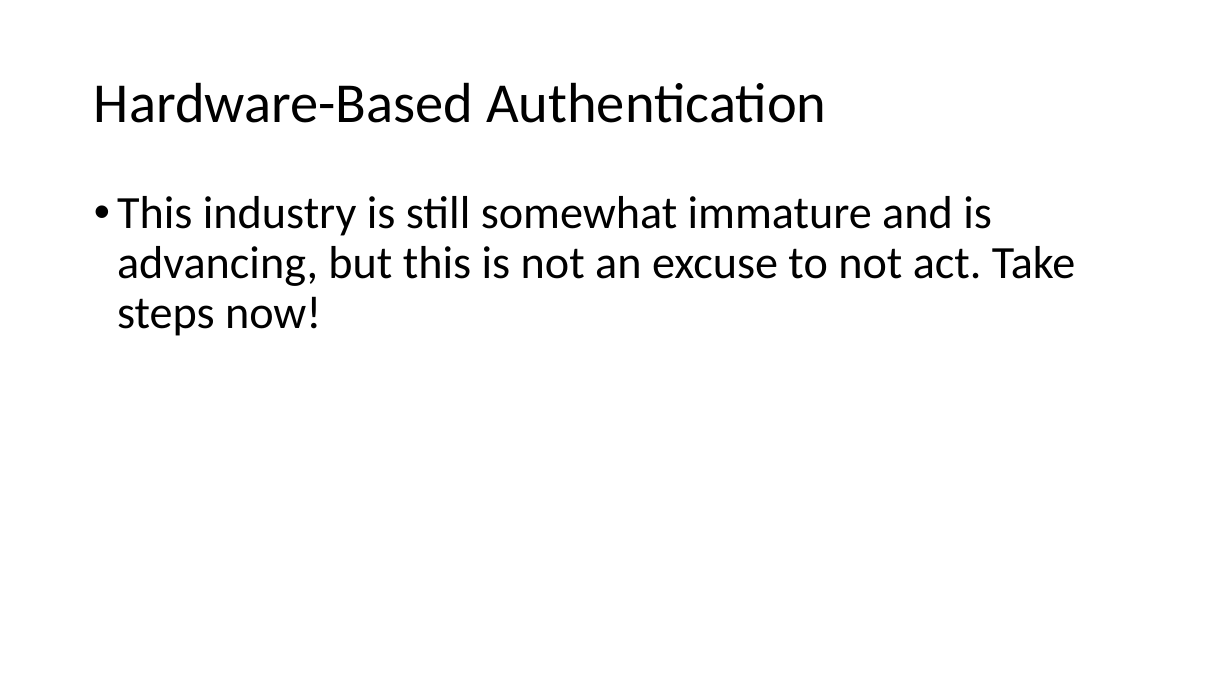
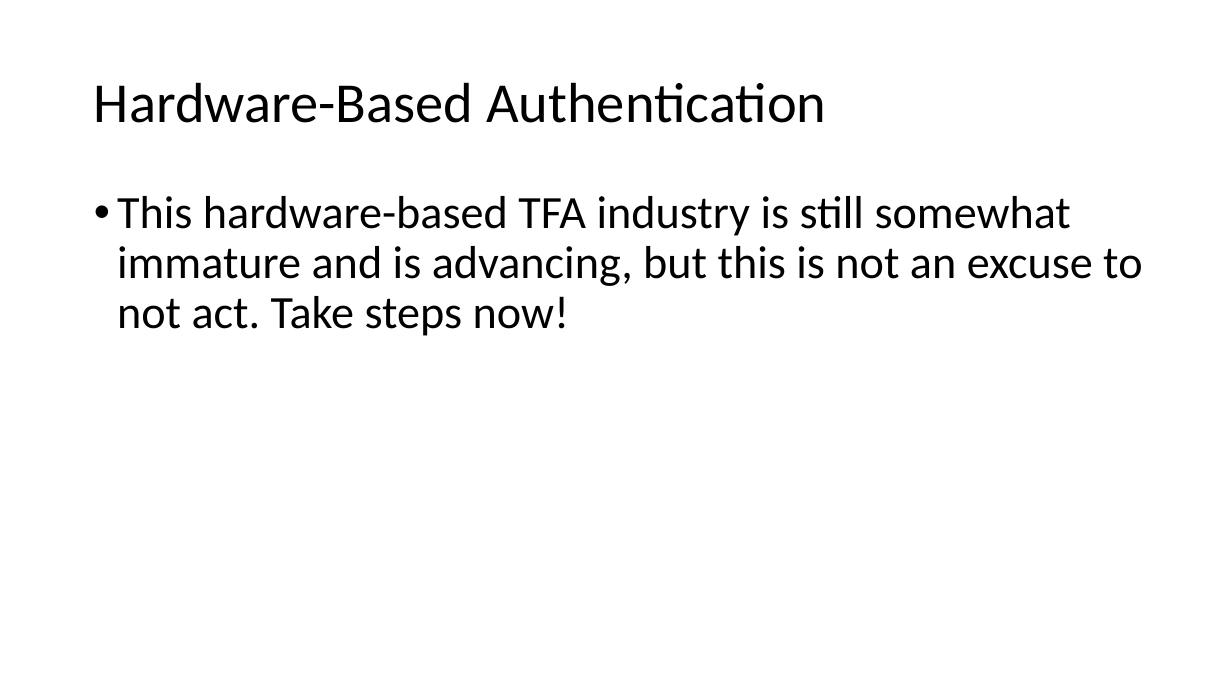
Before and after one commit to williamadba/Public-Presentations, a slide deck: slide 31 of Personal Practical Cybersecurity/Personal Practical Cybersecurity.pptx (slide 27 before the commit). Drawn at 1232x693 pixels with LibreOffice and Linux fonts; fonts in the diff are those of the drawing. Boxes give left, top, right and bottom in pixels: in the first picture for what was removed or moved away, otherwise in the second. Text is boxed around its words. In the diff, an @@ line names an element or a change of style, - is before the commit and + after.

```diff
--- a/Personal Practical Cybersecurity/Personal Practical Cybersecurity.pptx
+++ b/Personal Practical Cybersecurity/Personal Practical Cybersecurity.pptx
@@ text at <box>117,196,1142,336</box>: text changed @@
-• This industry is still somewhat immature and is advancing, but this is not an excuse to not act. Take steps now!
+• This hardware-based TFA industry is still somewhat immature and is advancing, but this is not an excuse to not act. Take steps now!
```
Also in this commit, not shown: 15 other slides changed, 4 slides added.
